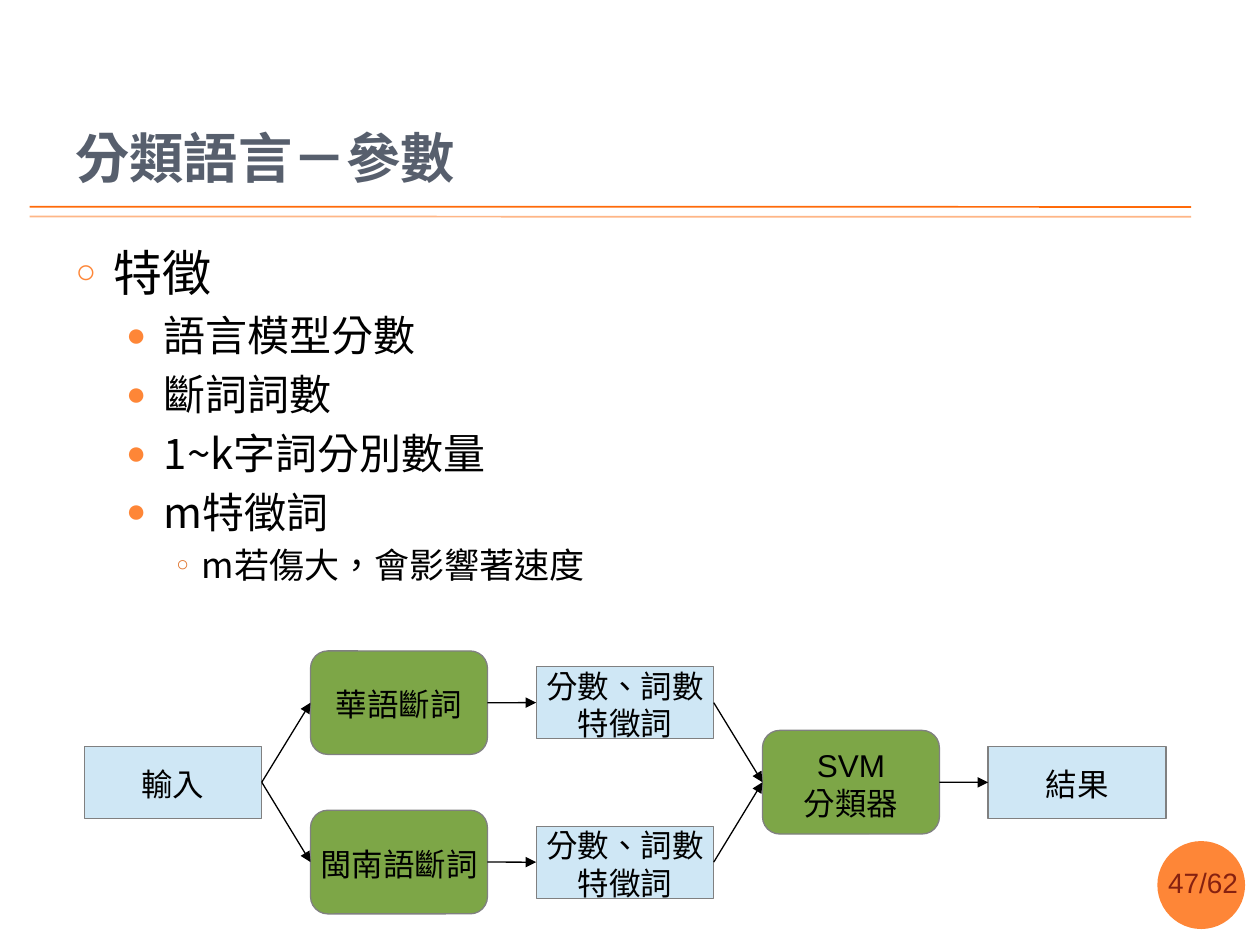
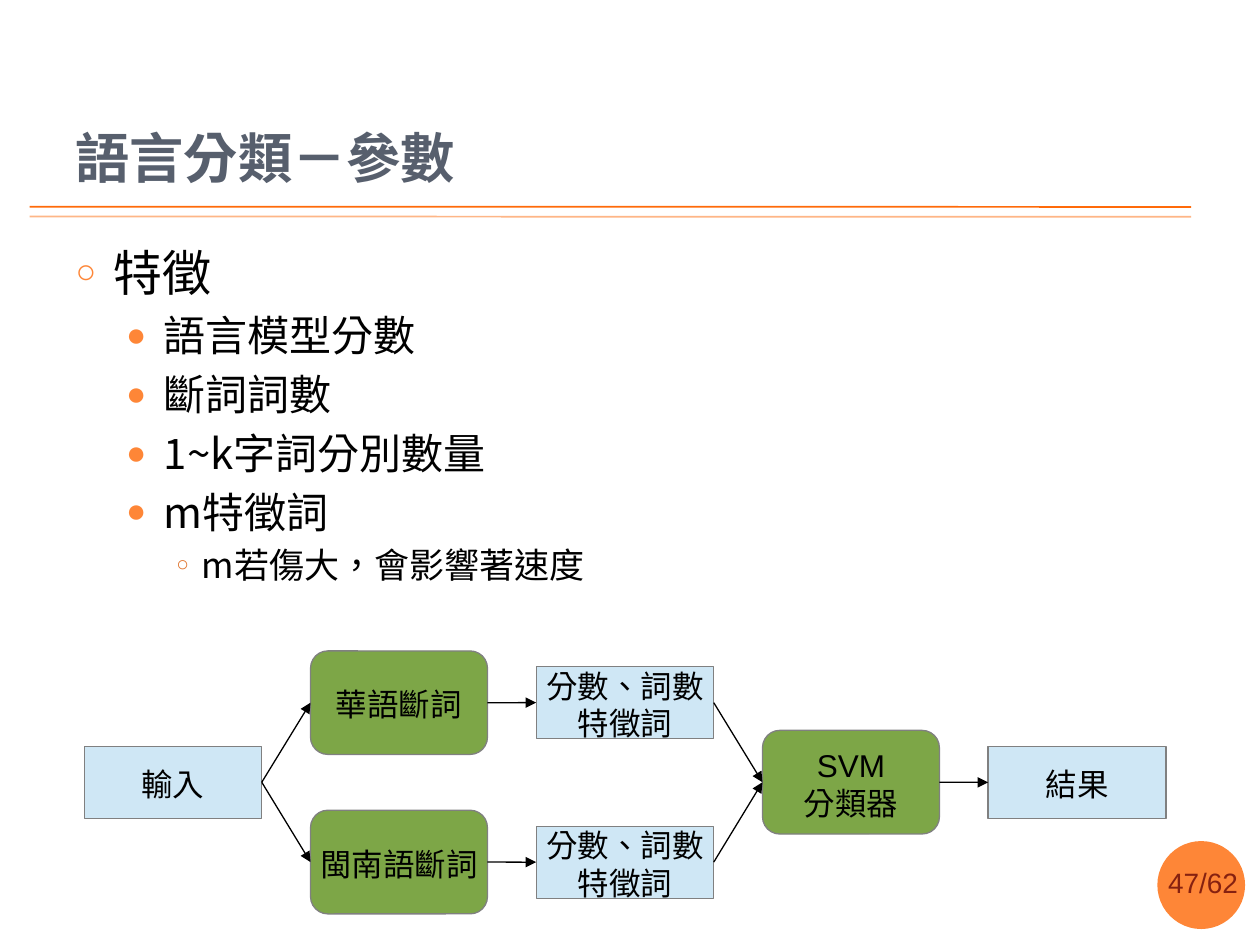
Before and after one commit to sih4sing5hong5/po3-ko3_tau5-iann2-phinn3, a slide deck: slide 47 of 翻譯報告.pptx. Drawn at 1260x945 pixels with LibreOffice and Linux fonts; fonts in the diff are those of the drawing; background and template pictures are left out. Boxes give left, top, right and bottom in pixels: in the first picture for what was removed or moved away, otherwise in the second. Text is boxed around its words. In the diff, an @@ line names an element or a change of style, - is before the commit and + after.

```diff
--- a/翻譯報告.pptx
+++ b/翻譯報告.pptx
@@ title at [75, 131, 455, 183]: text changed @@
-分類語言－參數
+語言分類－參數
```
Also in this commit, not shown: 3 other slides changed.
